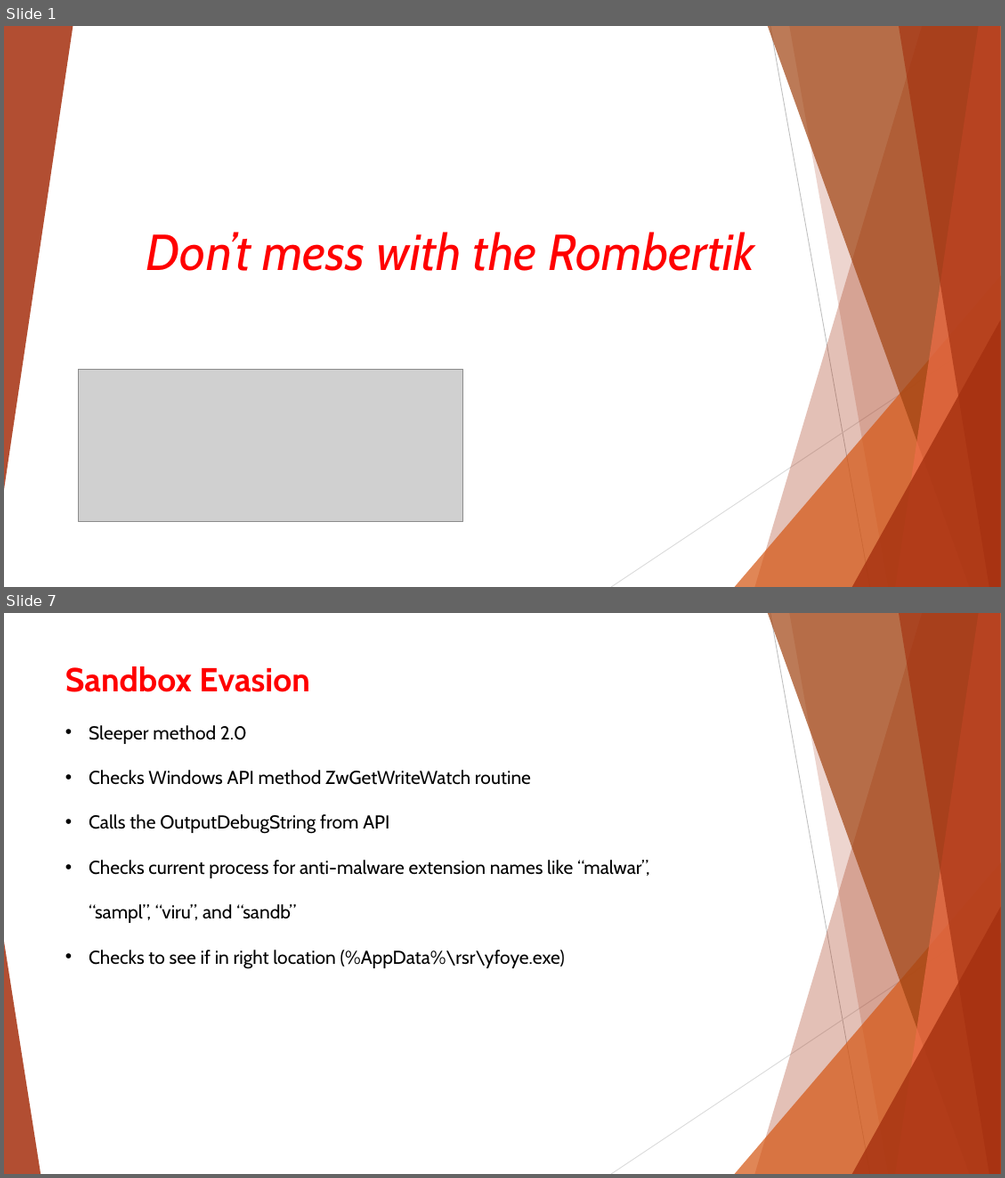
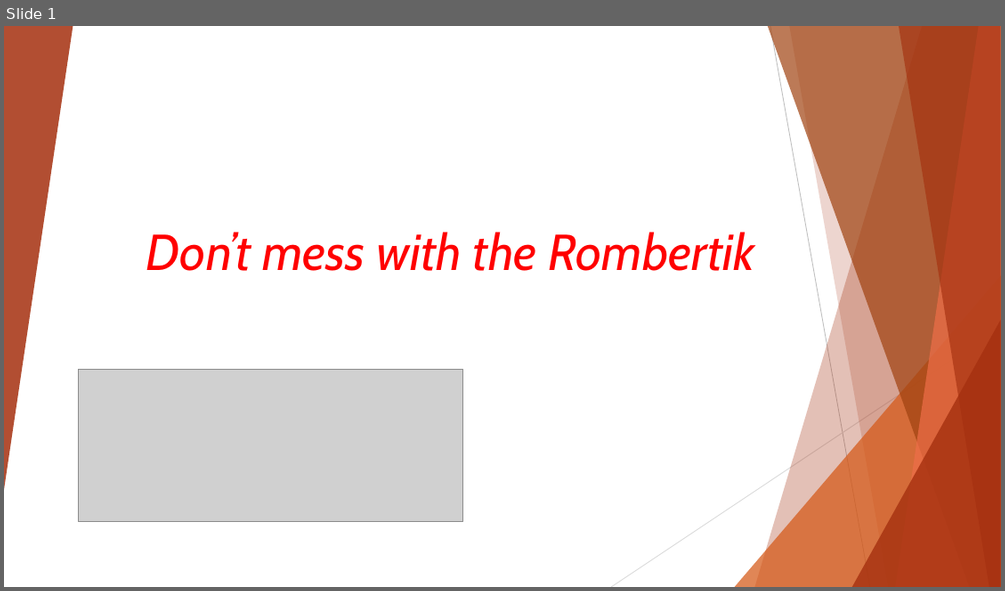
Before and after one commit to AlexMolodyh/CS363, a slide deck: Week10/presentation/Rombertik/Don’t mess with the Rombertik.pptx. Shown one above the other, each under a label of ours: slides 1 and 7 before the commit, slide 1 after it; the slides between them are not shown. The pictures are 1005x1178 and 1005x591 pixels, drawn with LibreOffice and Linux fonts; fonts in the diff are those of the drawing; grey boxes stand for pictures. Boxes give left, top, right and bottom in pixels: in the first picture for what was removed or moved away, otherwise in the second. Text is boxed around its words. In the diff, an @@ line names an element or a change of style, - is before the commit and + after.

```diff
--- a/Week10/presentation/Rombertik/Don’t mess with the Rombertik.pptx
+++ b/Week10/presentation/Rombertik/Don’t mess with the Rombertik.pptx
@@ slide 7 removed at box(4, 613, 1001, 1174), background #FFFFFF; not listed: 9 template elements that a slide beside it also shows @@
@@ text removed at box(65, 666, 650, 969) @@
-Sandbox Evasion
-• Sleeper method 2.0
-• Checks Windows API method ZwGetWriteWatch routine
-• Calls the OutputDebugString from API
-• Checks current process for anti-malware extension names like “malwar”, “sampl”, “viru”, and “sandb”
-• Checks to see if in right location (%AppData%\rsr\yfoye.exe)
@@ triangle removed at box(4, 941, 40, 1174) @@
```
Also in this commit, not shown: 6 slides changed, 1 slide added, 2 other slides removed, 4 other files.
